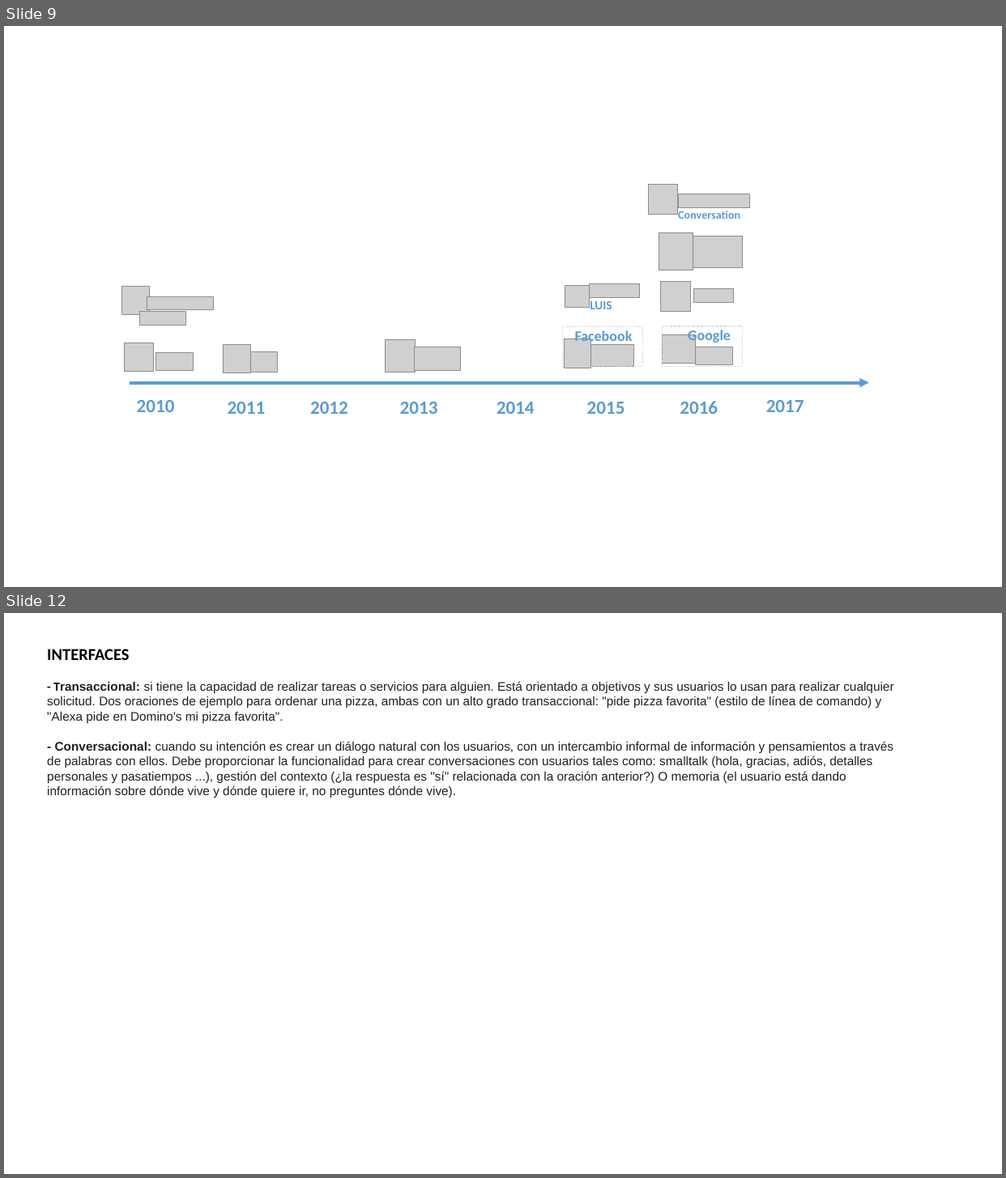
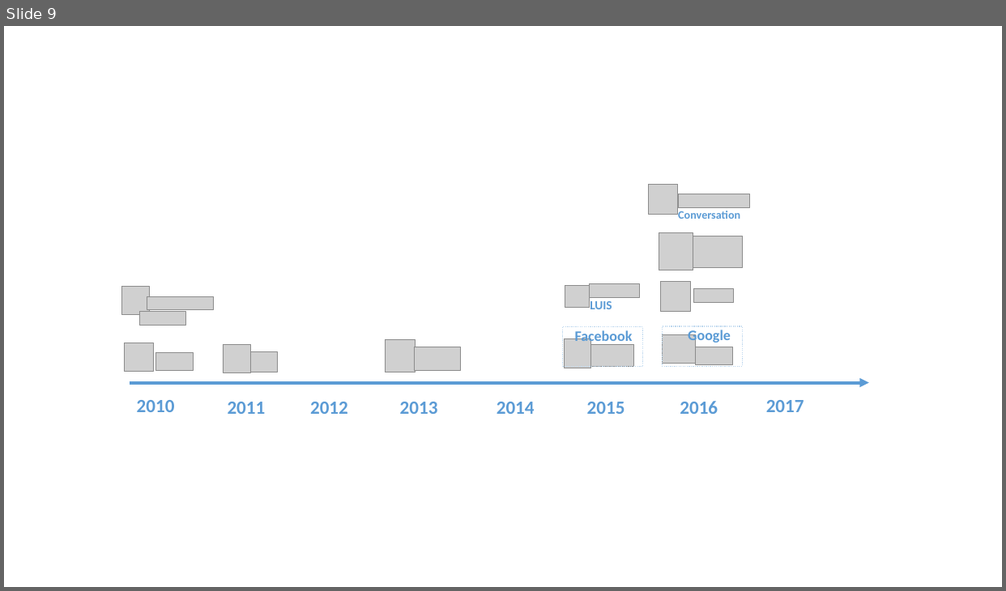
Before and after one commit to inmperfer/TFM, a slide deck: presentacion/Presentación1.pptx. Shown one above the other, each under a label of ours: slides 9 and 12 before the commit, slide 9 after it; the slides between them are not shown. The pictures are 1006x1178 and 1006x591 pixels, drawn with LibreOffice and Linux fonts; fonts in the diff are those of the drawing; grey boxes stand for pictures. Boxes give left, top, right and bottom in pixels: in the first picture for what was removed or moved away, otherwise in the second. Text is boxed around its words. In the diff, an @@ line names an element or a change of style, - is before the commit and + after.

Commit message:
backup memoria

```diff
--- a/presentacion/Presentación1.pptx
+++ b/presentacion/Presentación1.pptx
@@ slide 12 removed at (4,613,1002,1174), background #FFFFFF @@
@@ text removed at (47,649,893,798) @@
-INTERFACES
-- Transaccional: si tiene la capacidad de realizar tareas o servicios para alguien. Está orientado a objetivos y sus usuarios lo usan para realizar cualquier solicitud. Dos oraciones de ejemplo para ordenar una pizza, ambas con un alto grado transaccional: "pide pizza favorita" (estilo de línea de comando) y "Alexa pide en Domino's mi pizza favorita".
-- Conversacional: cuando su intención es crear un diálogo natural con los usuarios, con un intercambio informal de información y pensamientos a través de palabras con ellos. Debe proporcionar la funcionalidad para crear conversaciones con usuarios tales como: smalltalk (hola, gracias, adiós, detalles personales y pasatiempos ...), gestión del contexto (¿la respuesta es "sí" relacionada con la oración anterior?) O memoria (el usuario está dando información sobre dónde vive y dónde quiere ir, no preguntes dónde vive).
```
Also in this commit, not shown: 1 slide changed, 10 slides added, 4 other slides removed, 1 other file.
